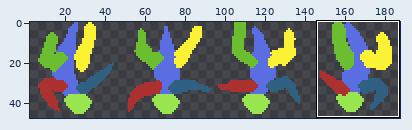
Edited in one commit: sprite sheet (src/images/digging.png). Above, an overview of the earlier version with the close-up marked.
Close-up. Earlier state:
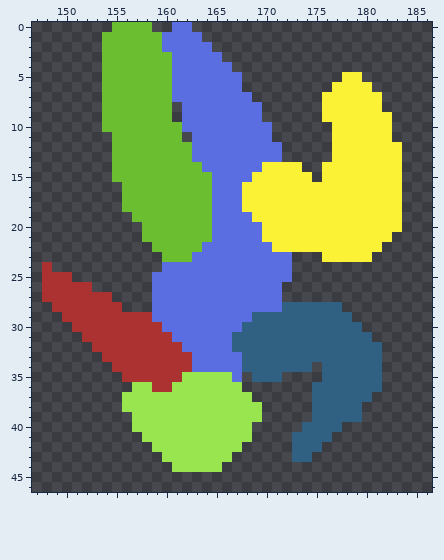
The file is 192x48 pixels. Shown: x 147..186, y 0..46. The wide view leaves out empty margins. The commit also changed other parts of the picture, which this record leaves out.
Once edited:
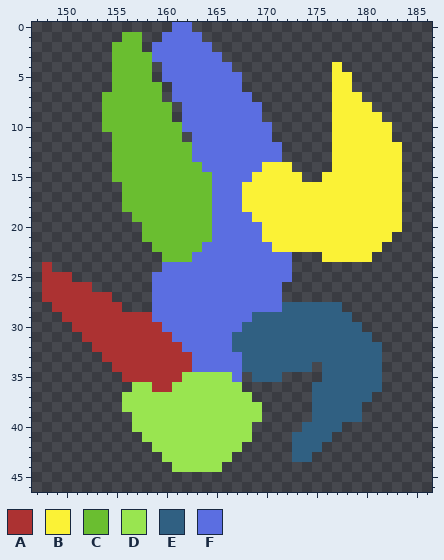
Palette (. is transparent): A #ac3232  B #fbf236  C #6abe30  D #99e550  E #306082  F #5b6ee1
The exact change:
Changed rows in their new state; - is an unchanged pixel.
first column x 154:
 0 -....------------------------
 1 ..--..-----------------------
 2 .---.F-----------------------
 3 .----FF----------------------
 4 .----.F----------------B-----
 5 .----.F----------------B-.---
 6 .-----.------------------..--
 7 ------.---------------.---..-
 8 ----------------------.----.-
 9 ----------------------.-----.
first column x 173:
14 .--.
15 -.--
